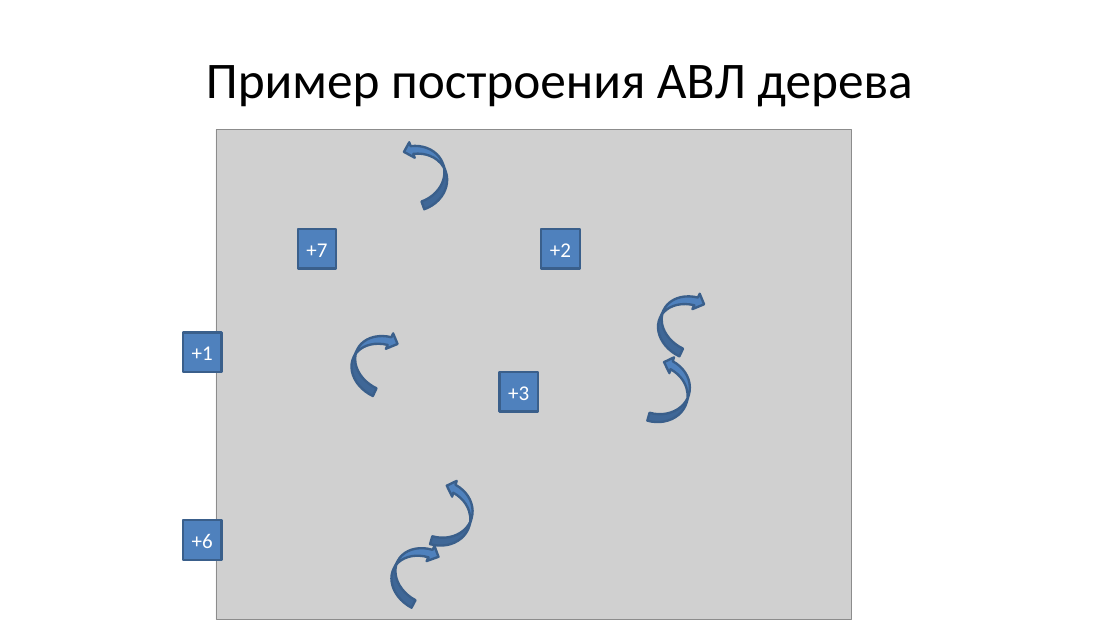
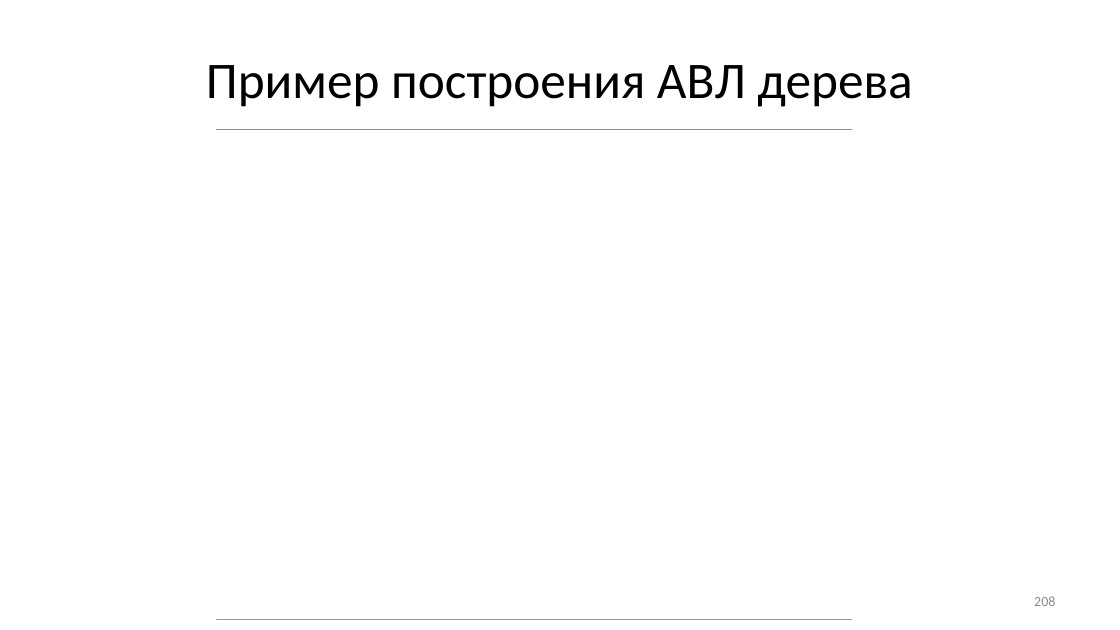
Before and after one commit to Evgueni-Petrov-aka-espetrov/Algorithms-and-Programming-in-C-pptx, a slide deck: slide 208 of 11 Деревья.pptx (slide 28 before the commit). Drawn at 1120x630 pixels with LibreOffice and Linux fonts; fonts in the diff are those of the drawing; grey boxes stand for pictures. Boxes give left, top, right and bottom in pixels: in the first picture for what was removed or moved away, otherwise in the second. Text is boxed around its words. In the diff, an @@ line names an element or a change of style, - is before the commit and + after.

```diff
--- a/11 Деревья.pptx
+++ b/11 Деревья.pptx
@@ rectangle added at <box>44,130,1070,619</box>, fill #FFFFFF @@
@@ curved up arrow removed at <box>402,133,455,209</box> @@
@@ rectangle removed at <box>298,229,337,269</box> @@
-+7
@@ rectangle removed at <box>541,229,580,269</box> @@
-+2
@@ curved down arrow removed at <box>649,282,708,357</box> @@
@@ curved down arrow removed at <box>342,322,402,397</box> @@
@@ rectangle removed at <box>183,333,222,372</box> @@
-+1
@@ curved up arrow removed at <box>648,354,698,430</box> @@
@@ rectangle removed at <box>500,372,539,412</box> @@
-+3
@@ curved up arrow removed at <box>430,478,481,553</box> @@
@@ rectangle removed at <box>183,520,222,560</box> @@
-+6
@@ curved down arrow removed at <box>381,534,443,608</box> @@
@@ page number added at <box>1034,596,1055,606</box>, 12 pt, text #8C8C8C @@
+208
```
Also in this commit, not shown: 34 other slides changed, 201 slides added, 1 slide removed.
